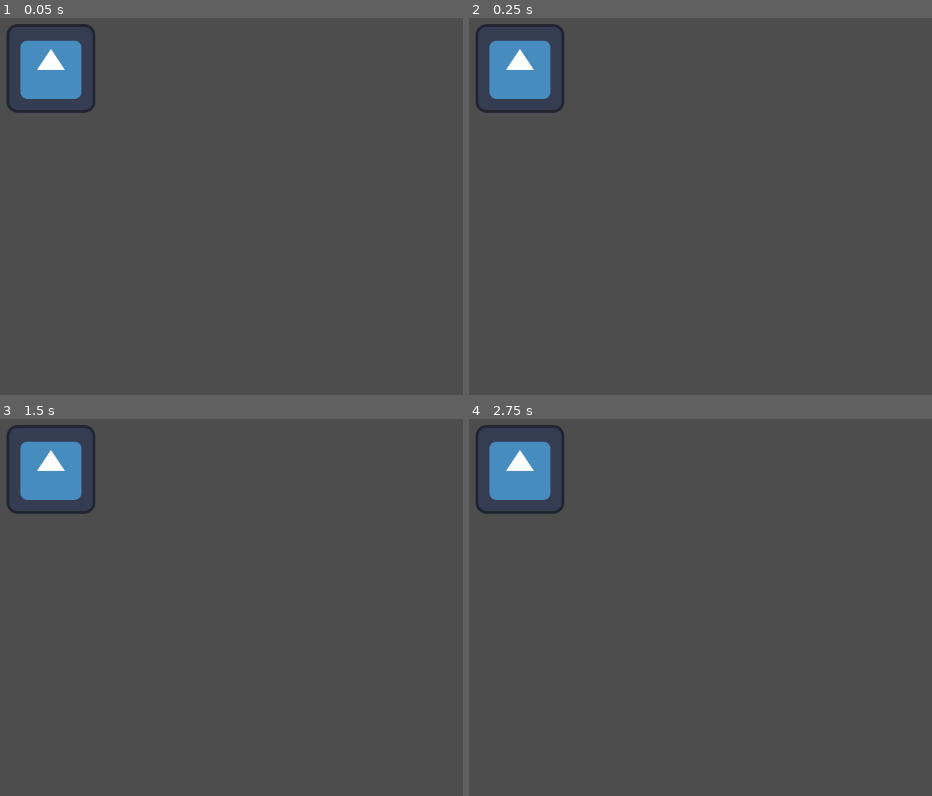
Above: before the commit, frames 1-4 (two rows, left to right).
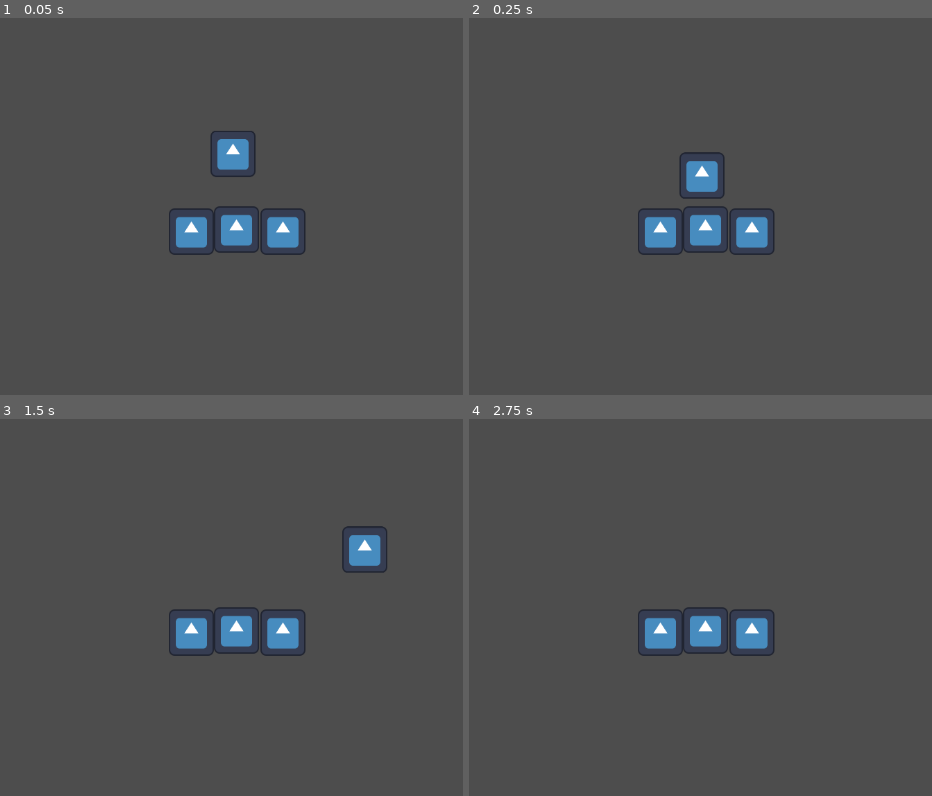
Above: after the commit, the same moments.

Repository: michaeldevlee/puzzle_platformer
Game: Godot game, scene res://main.tscn
Two runs of this game, one before a commit and one after it. Both use one fixed random seed, a clock stepped at 60 frames per second and the inputs below. This scene is started directly instead of the project's main scene. The engine's default icon, where the game draws it, is replaced by a stand-in: a white triangle on a blue panel in a dark square.
Inputs:
- Up to frame 1 (0.05 s): no input
- Up to frame 2 (0.25 s): no input
- Up to frame 3 (1.5 s): hold Right (ui_right) from 0.53 s (still down); tap Up (ui_up) at 0.6, 0.77, 1.07 s; tap X (Interact) at 1.35 s
- Up to frame 4 (2.75 s): tap Up (ui_up) at 1.52, 1.55, 1.82, 2.1 s; release Right (ui_right) at 2.03 s; hold Left (ui_left) from 2.03 s (still down)

The runs differ from the first frame. In frame 1, 5.6% of the frame differs, in the area x 1-66%, y 1-63%; in frame 2, 5.6%; in frame 3, 5.6%; in frame 4, 4.8%.

Commit message:
Updated movement controls and gravity

Diff:
--- a/Levels/Level Test 1.tscn
+++ b/Levels/Level Test 1.tscn
@@ -1,7 +1,6 @@
-[gd_scene load_steps=5 format=3 uid="uid://bpfs17kddyold"]
+[gd_scene load_steps=4 format=3 uid="uid://bpfs17kddyold"]
 
 [ext_resource type="PackedScene" uid="uid://bt2j2b4d2nmo4" path="res://Levels/base_level.tscn" id="1_e4ta6"]
-[ext_resource type="Texture2D" uid="uid://87i0ltjog3bq" path="res://icon.svg" id="2_2cgbc"]
 [ext_resource type="PackedScene" uid="uid://bk8ana3ccbmsi" path="res://Interactables/Portal.tscn" id="4_u50lm"]
 
 [sub_resource type="RectangleShape2D" id="RectangleShape2D_8m703"]
@@ -12,7 +11,6 @@
 
 [node name="Icon" type="Sprite2D" parent="." index="1"]
 position = Vector2(320, 168)
-texture = ExtResource("2_2cgbc")
 
 [node name="portal3" parent="." index="10" instance=ExtResource("4_u50lm")]
 
--- a/main.tscn
+++ b/main.tscn
@@ -1,10 +1,56 @@
-[gd_scene load_steps=3 format=3 uid="uid://b7i3wh147wc7f"]
+[gd_scene load_steps=5 format=3 uid="uid://b7i3wh147wc7f"]
 
 [ext_resource type="PackedScene" uid="uid://chjeixeop8gwx" path="res://player.tscn" id="2_idt1h"]
 [ext_resource type="PackedScene" uid="uid://bpfs17kddyold" path="res://Levels/Level Test 1.tscn" id="2_u6mts"]
+[ext_resource type="Texture2D" uid="uid://87i0ltjog3bq" path="res://icon.svg" id="3_ad184"]
+
+[sub_resource type="RectangleShape2D" id="RectangleShape2D_g5js6"]
+size = Vector2(64.5, 66)
 
 [node name="Main" type="Node2D"]
 
 [node name="Level 1" parent="." instance=ExtResource("2_u6mts")]
 
 [node name="Player" parent="." instance=ExtResource("2_idt1h")]
+
+[node name="Sprite2D" type="Sprite2D" parent="Player"]
+position = Vector2(582.5, 289.5)
+scale = Vector2(0.507812, 0.523438)
+texture = ExtResource("3_ad184")
+
+[node name="CollisionShape2D2" type="CollisionShape2D" parent="Player"]
+position = Vector2(582.75, 290)
+shape = SubResource("RectangleShape2D_g5js6")
+
+[node name="StaticBody2D" type="StaticBody2D" parent="."]
+
+[node name="Sprite2D" type="Sprite2D" parent="StaticBody2D"]
+position = Vector2(587.5, 400.5)
+scale = Vector2(0.507812, 0.523438)
+texture = ExtResource("3_ad184")
+
+[node name="CollisionShape2D2" type="CollisionShape2D" parent="StaticBody2D"]
+position = Vector2(587.75, 401)
+shape = SubResource("RectangleShape2D_g5js6")
+
+[node name="StaticBody2D2" type="StaticBody2D" parent="."]
+
+[node name="Sprite2D" type="Sprite2D" parent="StaticBody2D2"]
+position = Vector2(522.5, 403.5)
+scale = Vector2(0.507812, 0.523438)
+texture = ExtResource("3_ad184")
+
+[node name="CollisionShape2D2" type="CollisionShape2D" parent="StaticBody2D2"]
+position = Vector2(522.75, 404)
+shape = SubResource("RectangleShape2D_g5js6")
+
+[node name="StaticBody2D3" type="StaticBody2D" parent="."]
+
+[node name="Sprite2D2" type="Sprite2D" parent="StaticBody2D3"]
+position = Vector2(654.5, 403.5)
+scale = Vector2(0.507812, 0.523438)
+texture = ExtResource("3_ad184")
+
+[node name="CollisionShape2D3" type="CollisionShape2D" parent="StaticBody2D3"]
+position = Vector2(654.75, 404)
+shape = SubResource("RectangleShape2D_g5js6")
--- a/player.gd
+++ b/player.gd
@@ -1,4 +1,35 @@
 extends CharacterBody2D
+
+const GRAVITY = 1000
+const MOVE_SPEED = 200
+const JUMP_FORCE = 500
+
+var isJumping = false
 
 func _ready():
 	pass
+
+func _process(delta):
+	apply_gravity(delta)
+	movement()
+	move_and_slide()
+	jump()
+
+func apply_gravity(delta):
+	velocity.y += GRAVITY * delta
+
+func jump():
+	if Input.is_action_just_pressed("ui_up") and is_on_floor():
+		velocity.y -= JUMP_FORCE
+		isJumping = true
+
+func movement():
+	velocity.x = 0
+	if Input.is_action_pressed("ui_left"):
+		velocity.x -= MOVE_SPEED
+	if Input.is_action_pressed("ui_right"):
+		velocity.x += MOVE_SPEED
+
+	# Reset jump state if character is on the floor
+	if is_on_floor() and isJumping:
+		isJumping = false
